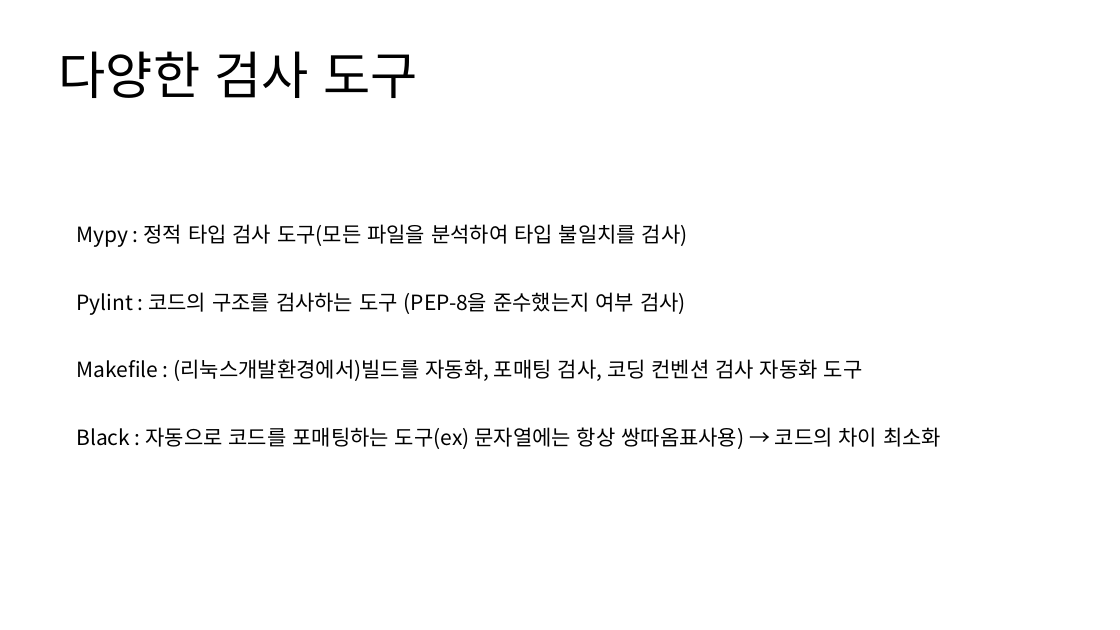
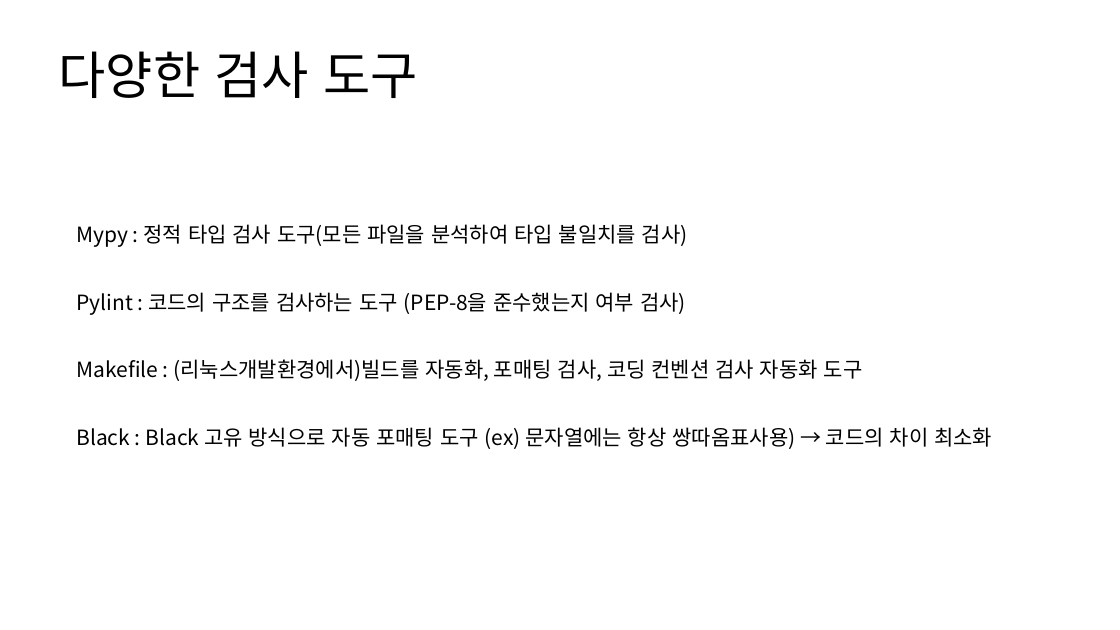
Before and after one commit to JONGSKY/Read-and-Write, a slide deck: slide 11 of chapter_1_소개, 코드 포매팅과 도구/1장_소개자료.pptx. Drawn at 1120x630 pixels with LibreOffice and Linux fonts; fonts in the diff are those of the drawing. Boxes give left, top, right and bottom in pixels: in the first picture for what was removed or moved away, otherwise in the second. Text is boxed around its words. In the diff, an @@ line names an element or a change of style, - is before the commit and + after.

```diff
--- a/chapter_1_소개, 코드 포매팅과 도구/1장_소개자료.pptx
+++ b/chapter_1_소개, 코드 포매팅과 도구/1장_소개자료.pptx
@@ text at [76, 427, 992, 449]: text changed @@
-Black : 자동으로 코드를 포매팅하는 도구(ex) 문자열에는 항상 쌍따옴표사용) → 코드의 차이 최소화
+Black : Black 고유 방식으로 자동 포매팅 도구 (ex) 문자열에는 항상 쌍따옴표사용) → 코드의 차이 최소화
```
